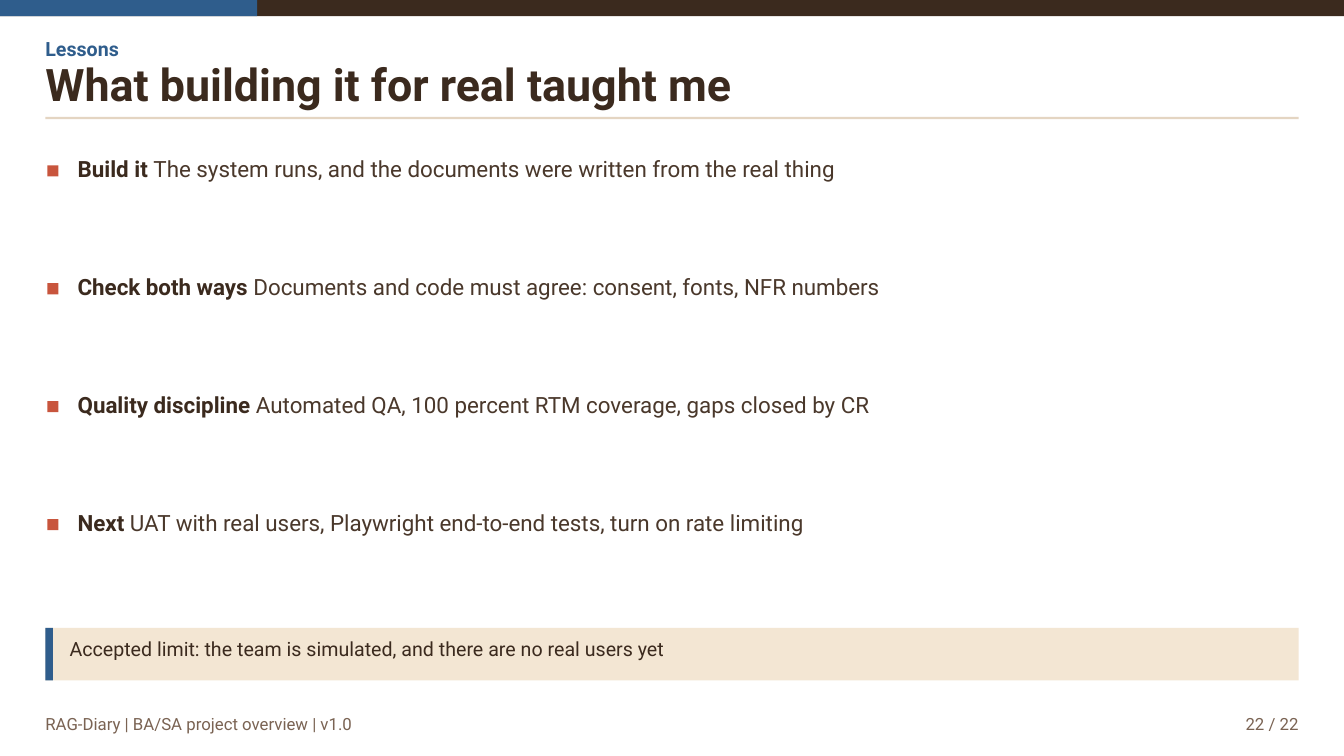
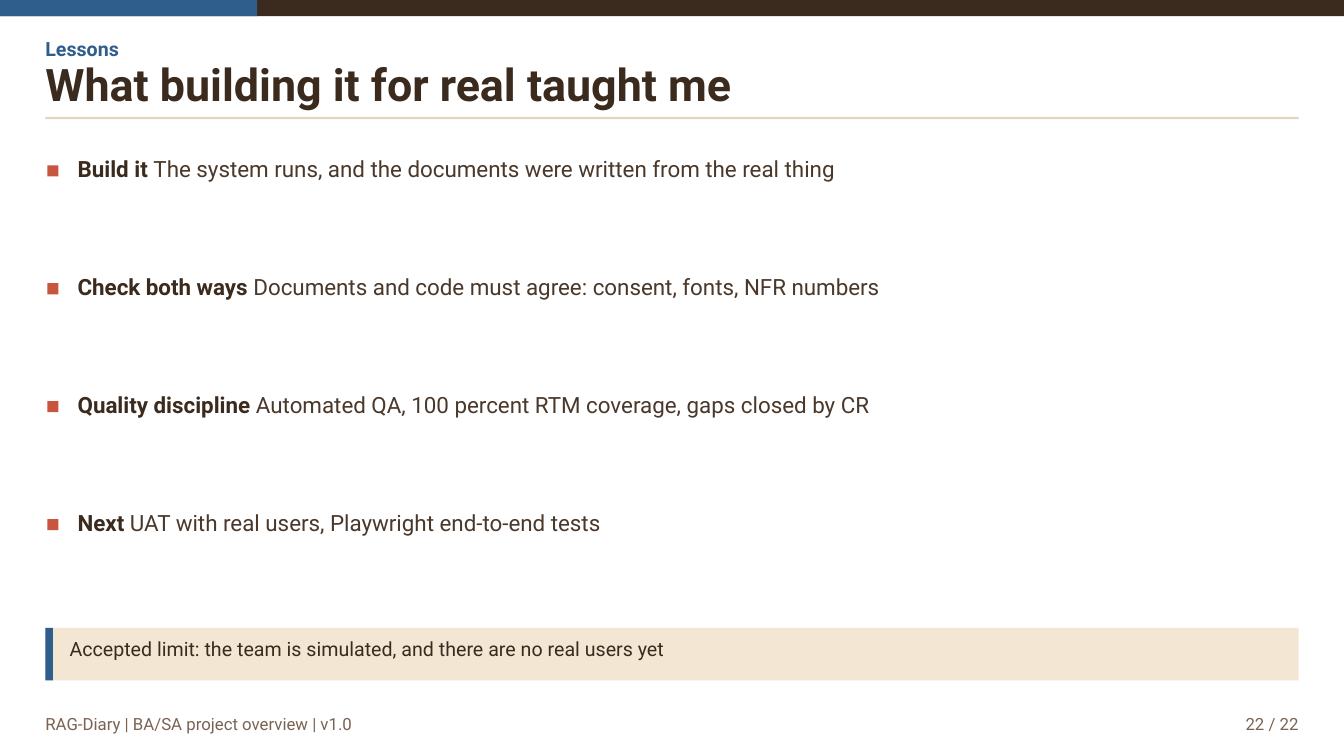
Before and after one commit to Zynin43839/oranut-blueprint, a slide deck: slide 22 of assets/media/deck-en.pptx. Drawn at 1344x756 pixels with LibreOffice and Linux fonts; fonts in the diff are those of the drawing. Boxes give left, top, right and bottom in pixels: in the first picture for what was removed or moved away, otherwise in the second. Text is boxed around its words. In the diff, an @@ line names an element or a change of style, - is before the commit and + after.

Commit message:
docs: record the rate limit as active
The limiter was switched on and verified, so the documents stop describing it as
pending.

- C4, API contract, product brief, SRS and roadmap now say it is enabled
- R-02 moves to closed, with the verification recorded next to it
- the test plan logs the 12 Nov run: five 503 responses, then 429 with
  Retry-After: 60 on calls six and seven
- rebuild the seven affected PDFs in both languages and refresh the decks

```diff
--- a/assets/media/deck-en.pptx
+++ b/assets/media/deck-en.pptx
@@ text at (78, 514, 601, 536): text changed @@
-Next UAT with real users, Playwright end-to-end tests, turn on rate limiting
+Next UAT with real users, Playwright end-to-end tests
```
Also in this commit, not shown: 2 other slides changed, 19 other files.
